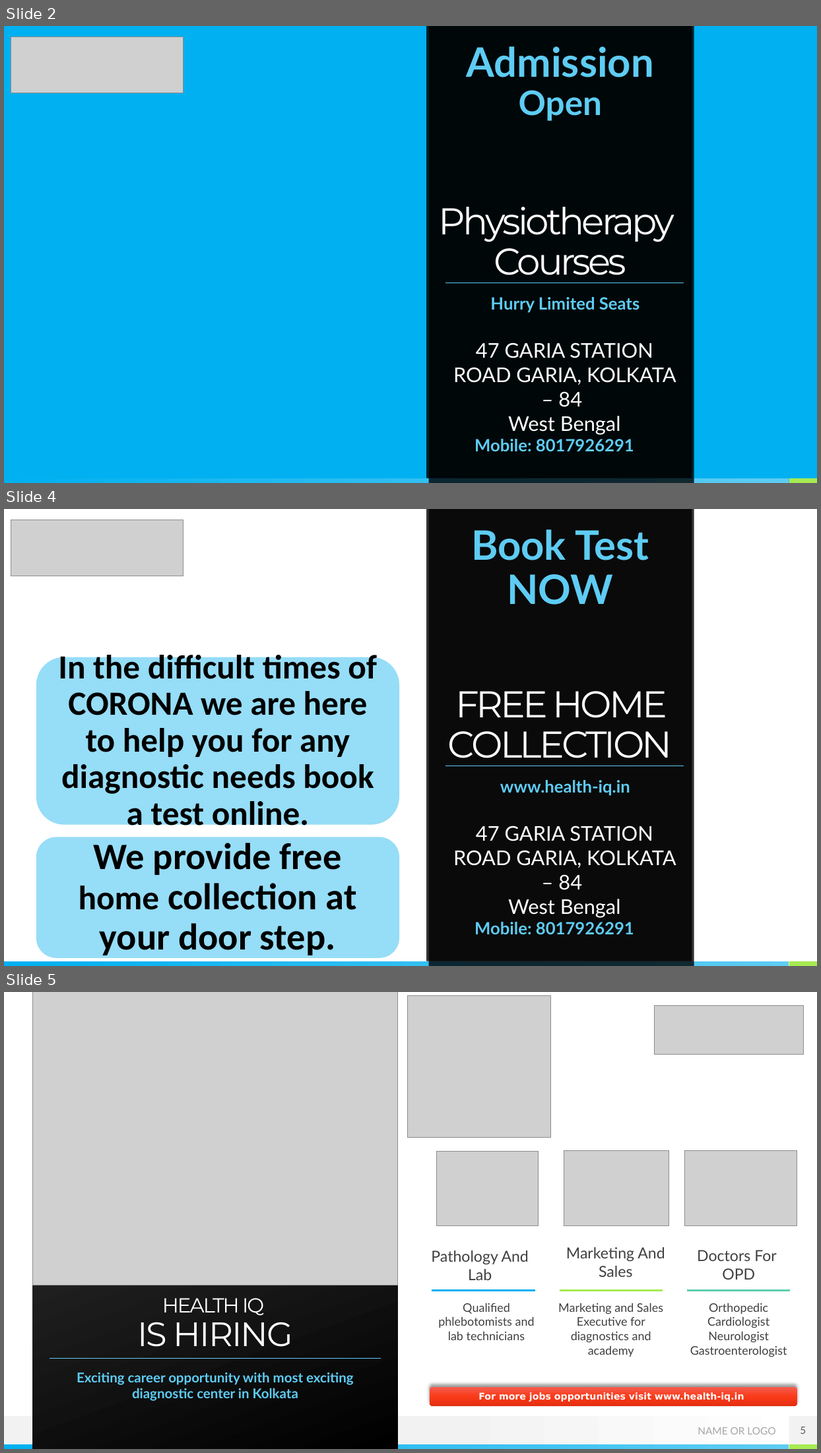
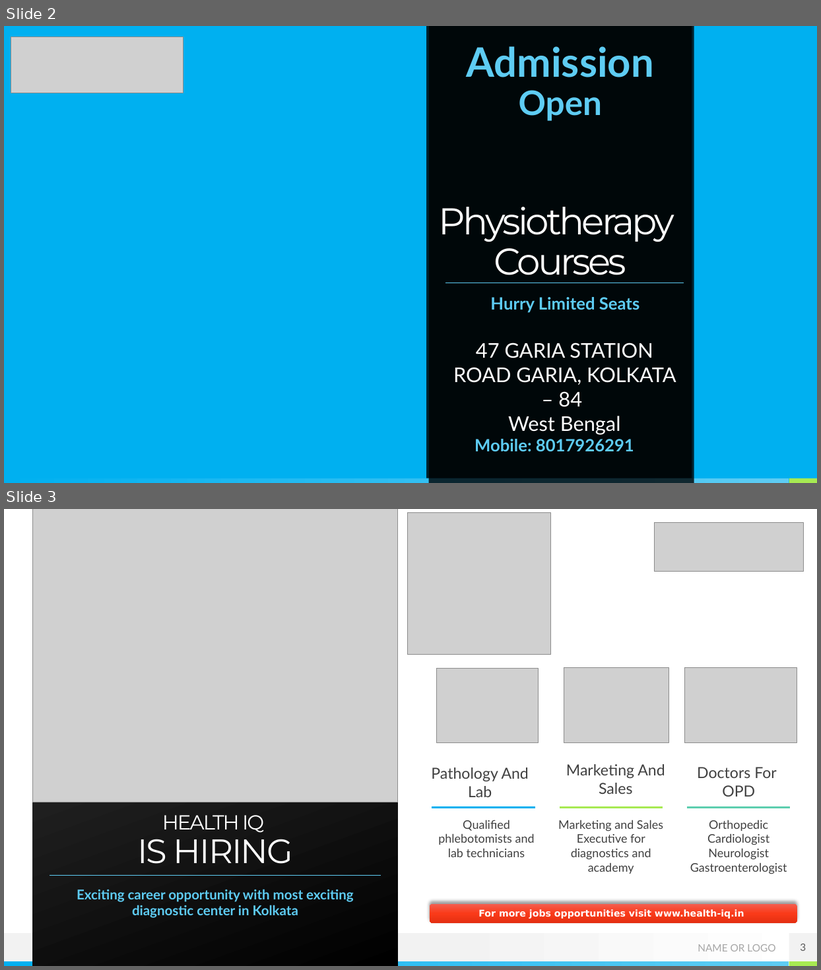
Before and after one commit to accuit/IqHealth, a slide deck: IqHealth/Marketing/HealthIQ-2.pptx. Shown one above the other, each under a label of ours: slides 2, 4 and 5 before the commit, slides 2 and 3 after it; the slides between them are not shown. The pictures are 821x1453 and 821x970 pixels, drawn with LibreOffice and Linux fonts; fonts in the diff are those of the drawing; grey boxes stand for pictures; background and template pictures are left out. Boxes give left, top, right and bottom in pixels: in the first picture for what was removed or moved away, otherwise in the second. Text is boxed around its words. In the diff, an @@ line names an element or a change of style, - is before the commit and + after.

Commit message:
Marketing Images

```diff
--- a/IqHealth/Marketing/HealthIQ-2.pptx
+++ b/IqHealth/Marketing/HealthIQ-2.pptx
@@ slide 4 removed at (4, 509, 817, 966), background picture (left out); not listed: 3 template elements that a slide beside it also shows @@
@@ picture removed at (11, 520, 184, 577) @@
@@ rectangle removed at (429, 509, 694, 966) @@
@@ text removed at (471, 529, 649, 605) @@
-Book Test NOW
@@ title removed at (448, 691, 673, 766) @@
-FREE HOME COLLECTION
@@ line removed from (446, 766) to (684, 766) @@
@@ text removed at (500, 780, 630, 796) @@
-www.health-iq.in
@@ group removed at (36, 650, 400, 959): 2 rounded rectangles, 2 texts @@
-In the difficult times of CORONA we are here to help you for any diagnostic needs book a test online.
-We provide free home collection at your door step.
@@ subtitle removed at (453, 826, 677, 918) @@
-47 GARIA STATION ROAD GARIA, KOLKATA – 84
-West Bengal
@@ text removed at (475, 922, 634, 935) @@
-Mobile: 8017926291
@@ what was slide 5 is now slide 3 @@
@@ page number at (800, 944, 806, 951): text changed @@
-5
+3
```
Also in this commit, not shown: 2 other slides removed.
